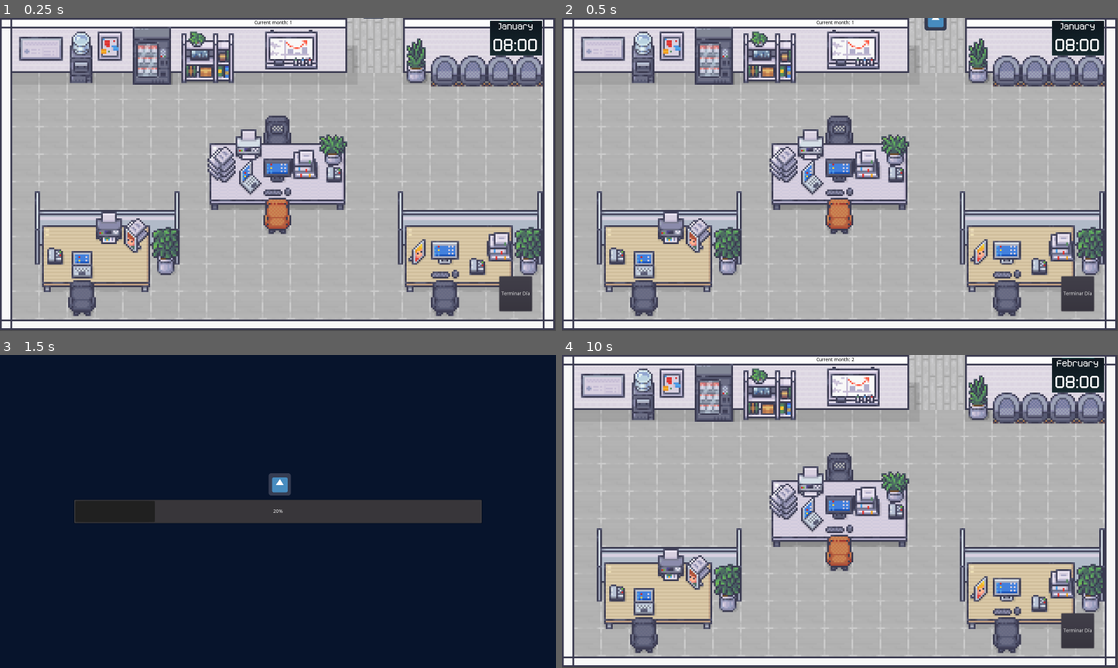
Above: before the commit, frames 1-4 (two rows, left to right).
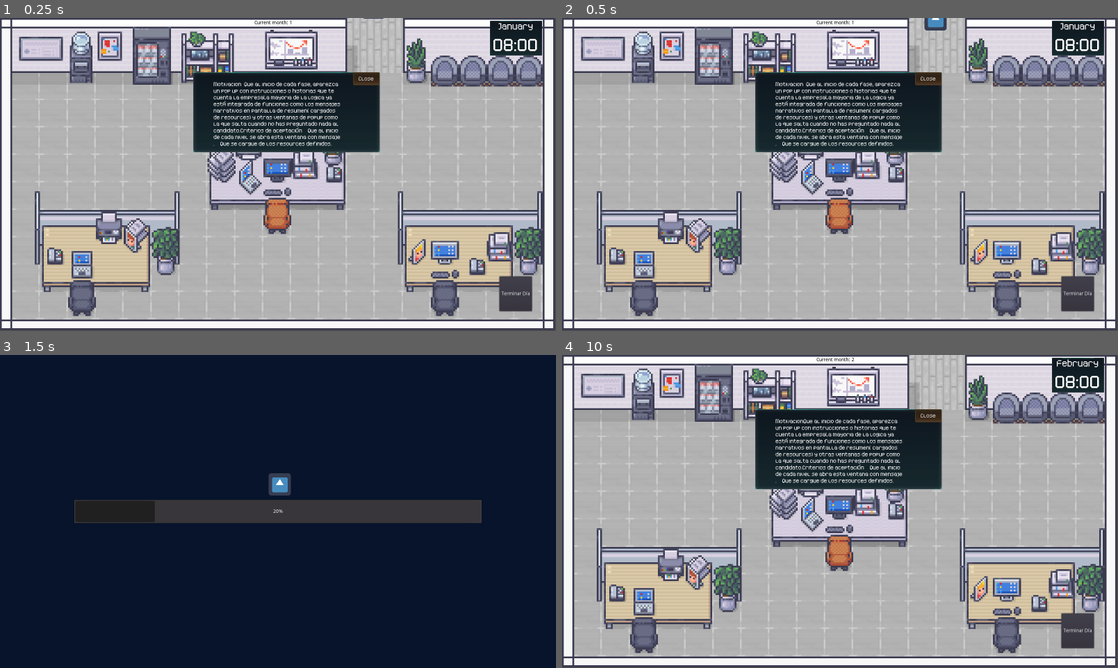
Above: after the commit, the same moments.

Repository: Clovisindo/CV-Please
Game: Godot game, scene res://scenes/main/main.tscn
Same seed, same stepped clock (60 frames per second), same inputs: the game is played once before the commit and once after it. The engine's default icon, where the game draws it, is replaced by a stand-in: a white triangle on a blue panel in a dark square.
Inputs (mouse positions are in pixels of both pictures, inside the frame that each line leads up to):
- Up to frame 1 (0.25 s): no input
- Up to frame 2 (0.5 s): no input
- Up to frame 3 (1.5 s): click "Terminar Día" at 0.5 s; move the mouse to (400, 495) at 1.27 s; click (400, 495) at 1.42 s
- Up to frame 4 (10 s): move the mouse to (728, 527) at 2.02 s; click (728, 527) at 2.17 s; move the mouse to (895, 442) at 2.77 s; click (895, 442) at 2.92 s; click "Next" at 3.5 s; click "Next" at 4.25 s; click "Payments" at 5 s; click "Next day" at 5.75 s; click "Payments" at 6.5 s; click "Payments" at 7.25 s; move the mouse to (767, 430) at 8.02 s; click (767, 430) at 8.17 s; move the mouse to (767, 445) at 8.77 s; click (767, 445) at 8.92 s; move the mouse to (767, 464) at 9.52 s; click (767, 464) at 9.67 s

The runs differ from the first frame. In frame 1, 8.2% of the frame differs, in the area x 34-69%, y 17-43%; in frame 2, 8.2%; in frame 3, nothing differs; in frame 4, 8.2%.
Error in both runs: Invalid get index 'full_name' (on base: 'Nil'). (res://scenes/game/items/resume/resume_manager.gd:43)

Commit message:
Añadido panel tutorial/narrativo
Al inicio de cada fase/mes de trabajo , aparece un popup con información de la empresa para trabajar ese dia.
Modificamos el script de company alerts panel , que se reutiliza en otros momentos, para recalcular cada vez su tamaño minimo en funcion del texto cargado.
Refactorizamos algunos metodos que no tienen sentido en el resumeManager

Diff:
--- /dev/null
+++ b/data/events/1january/main/test.tres
@@ -0,0 +1,26 @@
+[gd_resource type="Resource" load_steps=6 format=2]
+
+[ext_resource path="res://src/levels/month_events.gd" type="Script" id=1]
+[ext_resource path="res://src/domain/resources/resource_events.gd" type="Script" id=2]
+
+[sub_resource type="Resource" id=1]
+script = ExtResource( 2 )
+type_event = 0
+date_month = 1
+event_message = "Motivacion  Que al inicio de cada fase, aparezca un pop up con instrucciones o historias que te cuenta la empresaLa mayoria de la logica ya está integrada de funciones como los mensajes narrativos en pantalla de resumen( cargados de resources) y otras ventanas de popup como la que salta cuando no has preguntado nada al candidato.Criterios de aceptación    Que al inicio de cada nivel se abra esta ventana con mensaje .    Que se cargue de los resources definidos."
+
+[sub_resource type="Resource" id=2]
+script = ExtResource( 2 )
+type_event = 1
+date_month = 0
+event_message = "\"Tutorial inicio for company\""
+
+[sub_resource type="Resource" id=3]
+script = ExtResource( 2 )
+type_event = 2
+date_month = 0
+event_message = "\"Tutorial inicio for applicants\""
+
+[resource]
+script = ExtResource( 1 )
+events_list = [ SubResource( 1 ), SubResource( 2 ), SubResource( 3 ) ]
--- /dev/null
+++ b/data/events/2february/main/test.tres
@@ -0,0 +1,26 @@
+[gd_resource type="Resource" load_steps=6 format=2]
+
+[ext_resource path="res://src/levels/month_events.gd" type="Script" id=1]
+[ext_resource path="res://src/domain/resources/resource_events.gd" type="Script" id=2]
+
+[sub_resource type="Resource" id=1]
+script = ExtResource( 2 )
+type_event = 0
+date_month = 1
+event_message = "MotivacionQue al inicio de cada fase, aparezca un pop up con instrucciones o historias que te cuenta la empresaLa mayoria de la logica ya está integrada de funciones como los mensajes narrativos en pantalla de resumen( cargados de resources) y otras ventanas de popup como la que salta cuando no has preguntado nada al candidato.Criterios de aceptación    Que al inicio de cada nivel se abra esta ventana con mensaje .    Que se cargue de los resources definidos."
+
+[sub_resource type="Resource" id=2]
+script = ExtResource( 2 )
+type_event = 1
+date_month = 0
+event_message = "\"Tutorial inicio for company\""
+
+[sub_resource type="Resource" id=3]
+script = ExtResource( 2 )
+type_event = 2
+date_month = 0
+event_message = "\"Tutorial inicio for applicants\""
+
+[resource]
+script = ExtResource( 1 )
+events_list = [ SubResource( 1 ), SubResource( 2 ), SubResource( 3 ) ]
--- a/scenes/game/items/resume/resume_manager.gd
+++ b/scenes/game/items/resume/resume_manager.gd
@@ -77,7 +77,7 @@
 
 func _change_to_payment_resume_panel():
 	events_file = Global.get_events_by_month(EnumUtils.TypeFolder.RESUME)
-	var current_event = _get_message_from_event(events_file.get_event_list())
+	var current_event = Global.get_message_from_event(events_file.get_event_list())
 	_apply_message_event(current_event)
 
 	extra_events_file = Global.get_events_by_month(EnumUtils.TypeFolder.EXTRA)
@@ -164,11 +164,3 @@
 
 func _send_penalty_events(penalty_events):
 	emit_signal("send_penalty_payment_events", penalty_events)
-
-
-func _get_message_from_event(events):
-	# que tipo de eventos buscamos
-	var type_event = Global.get_type_event_by_globals()
-	for event in events:
-		if event.type_event == type_event:
-			return event
--- a/scenes/game/ui/company_alert_panel/company_alerts_panel.gd
+++ b/scenes/game/ui/company_alert_panel/company_alerts_panel.gd
@@ -1,14 +1,41 @@
 extends Panel
+
+const MAX_WIDTH = 600
+const MAX_HEIGHT = 600
+
+var rect_size_x = 530
+var rect_size_y = 100
+var label_rect_size_y = 100
+
+var velocity = -25
+var x_limit = -10
+var is_hovered = false
 
 
 func _ready() -> void:
 	$CloseButton.connect("pressed", self, "_hide_panel_alert")
+	self.rect_min_size.y = rect_size_y
 
 
 func _show_panel_alert(message):
 	$AlertLabel.text = message
+	get_node("AlertLabel").rect_size.y = get_node("AlertLabel").get_content_height()
 	self.visible = true
+
+	_set_size_by_text()
 
 
 func _hide_panel_alert():
 	self.visible = false
+
+
+func _set_size_by_text():
+	self.rect_size.y = get_node("AlertLabel").rect_size.y + 40
+
+
+func _on_RequisitePanel_mouse_exited() -> void:
+	is_hovered = false
+
+
+func _on_RequisitePanel_mouse_entered() -> void:
+	is_hovered = true
--- a/scenes/game/ui/dialog_box/dialog_box.gd
+++ b/scenes/game/ui/dialog_box/dialog_box.gd
@@ -9,7 +9,7 @@
 var letter_index = 0
 var type_dialog_box
 
-var player_name = "Clovis"
+var player_name = "Recruiter"
 var applicant_name = ""
 var next_message = ""
 
--- a/scenes/main/game_manager.gd
+++ b/scenes/main/game_manager.gd
@@ -23,6 +23,8 @@
 var player_dialog_box: DialogBox
 var applicant_dialog_box: DialogBox
 var datetime_panel: DateTimePanel
+
+var events_file: MonthEvents
 
 
 func _ready():
@@ -37,6 +39,13 @@
 	_instantiate_panels()
 	_wire_events()
 	_load_next_applicant()
+	_load_initial_event_message()
+
+
+func _load_initial_event_message():
+	events_file = Global.get_events_by_month(EnumUtils.TypeFolder.MAIN)
+	var current_event = Global.get_message_from_event(events_file.get_event_list())
+	emit_signal("company_alert_message", current_event.event_message)  # mandar mensaje a popup
 
 
 func _wire_events():
--- a/scenes/main/global.gd
+++ b/scenes/main/global.gd
@@ -81,6 +81,14 @@
 		return EnumUtils.TypeEvent.FOR_COMPANY
 
 
+func get_message_from_event(events):
+	# que tipo de eventos buscamos
+	var type_event = Global.get_type_event_by_globals()
+	for event in events:
+		if event.type_event == type_event:
+			return event
+
+
 func _get_month_value(enum_month):
 	match enum_month:
 		Time.MONTH_JANUARY:
--- a/scenes/main/main.tscn
+++ b/scenes/main/main.tscn
@@ -202,19 +202,21 @@
 margin_left = 556.0
 margin_top = 156.0
 margin_right = 1093.0
-margin_bottom = 258.0
+margin_bottom = 256.0
+size_flags_horizontal = 3
+size_flags_vertical = 2
 theme = ExtResource( 6 )
 script = ExtResource( 10 )
 
 [node name="AlertLabel" type="RichTextLabel" parent="MainScene/CompanyAlertsPanel"]
-anchor_left = 0.5
-anchor_top = 0.5
-anchor_right = 0.5
-anchor_bottom = 0.5
-margin_left = -162.5
-margin_top = -26.5
-margin_right = 162.5
-margin_bottom = 26.5
+margin_left = 59.0
+margin_top = 25.0
+margin_right = 431.0
+margin_bottom = 44.0
+size_flags_horizontal = 3
+size_flags_vertical = 3
+fit_content_height = true
+scroll_active = false
 
 [node name="CloseButton" type="Button" parent="MainScene/CompanyAlertsPanel"]
 anchor_left = 1.0
